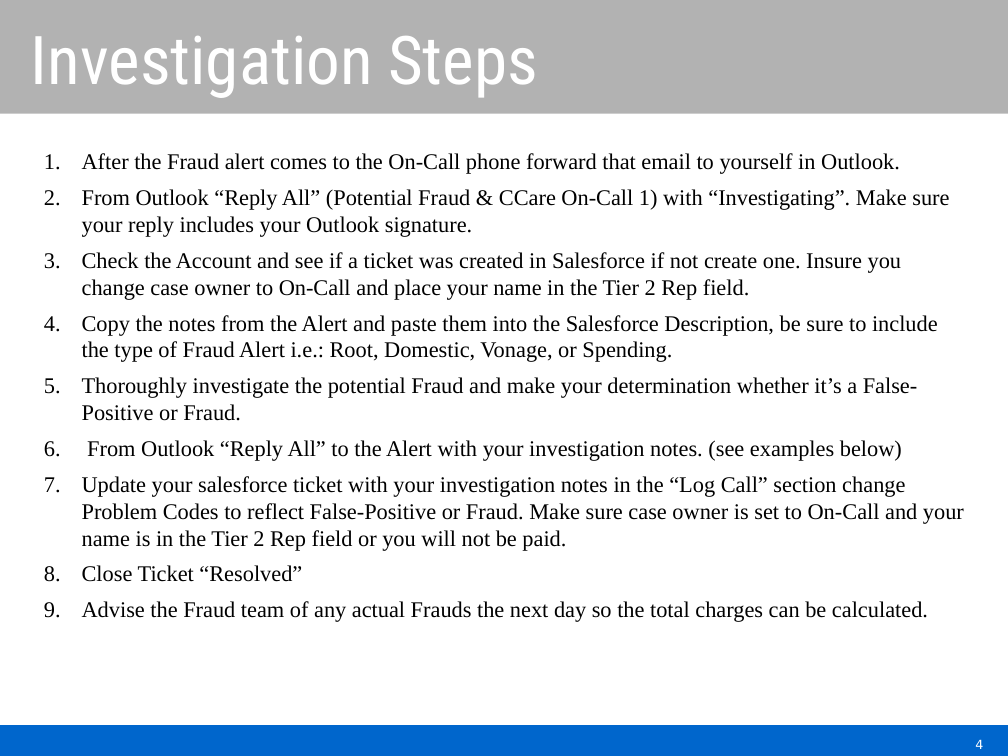
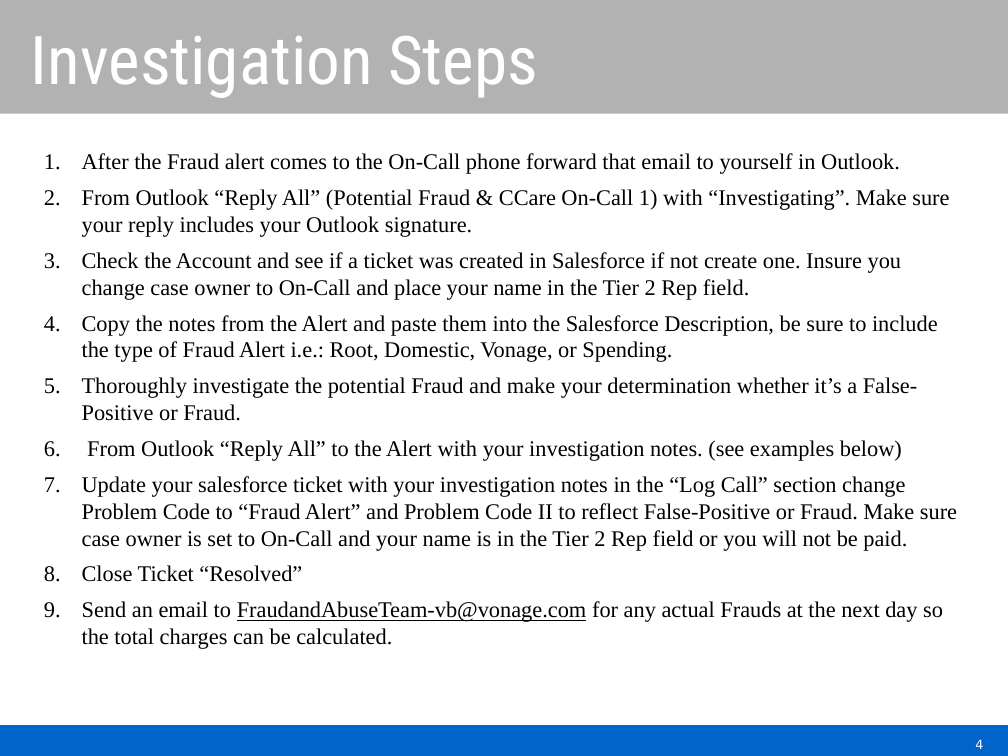
Before and after one commit to tbmillikin/Fraud-Procedures, a slide deck: slide 4 of On-CallFraudProcedures.pptx. Drawn at 1008x756 pixels with LibreOffice and Linux fonts; fonts in the diff are those of the drawing; background and template pictures are left out. Boxes give left, top, right and bottom in pixels: in the first picture for what was removed or moved away, otherwise in the second. Text is boxed around its words. In the diff, an @@ line names an element or a change of style, - is before the commit and + after.

Commit message:
modified alert types

```diff
--- a/On-CallFraudProcedures.pptx
+++ b/On-CallFraudProcedures.pptx
@@ text at (82, 476, 957, 551): text changed @@
-7. Update your salesforce ticket with your investigation notes in the “Log Call” section change Problem Codes to reflect False-Positive or Fraud. Make sure case owner is set to On-Call and your name is in the Tier 2 Rep field or you will not be paid.
+7. Update your salesforce ticket with your investigation notes in the “Log Call” section change Problem Code to “Fraud Alert” and Problem Code II to reflect False-Positive or Fraud. Make sure case owner is set to On-Call and your name is in the Tier 2 Rep field or you will not be paid.
@@ text at (82, 601, 943, 649): text changed @@
-9. Advise the Fraud team of any actual Frauds the next day so the total charges can be calculated.
+9. Send an email to FraudandAbuseTeam-vb@vonage.com for any actual Frauds at the next day so the total charges can be calculated.
```
Also in this commit, not shown: 2 other slides changed.
